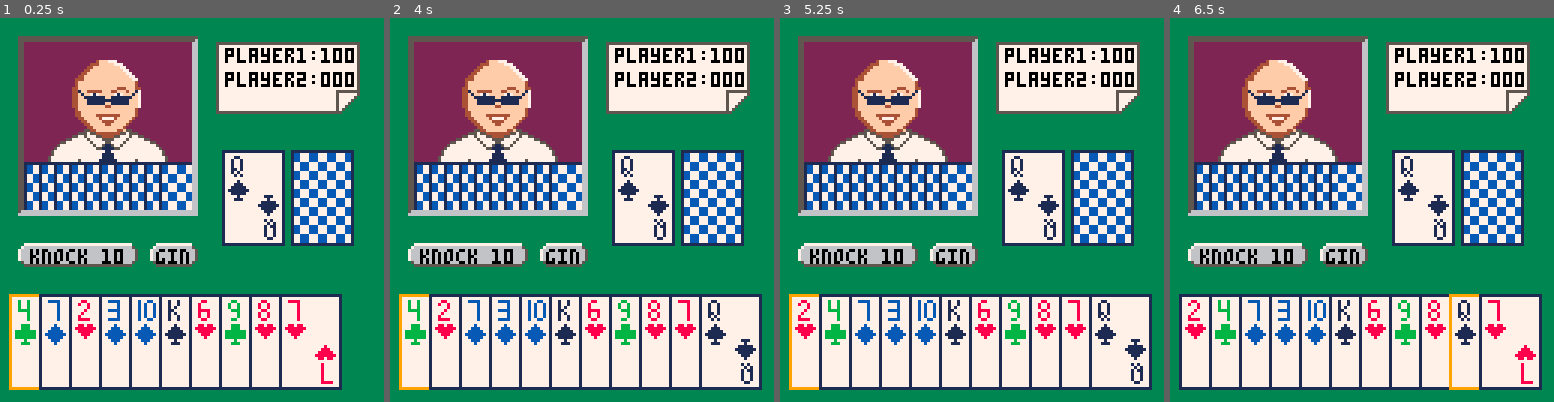
Above: before the commit, frames 1-4 (left to right).
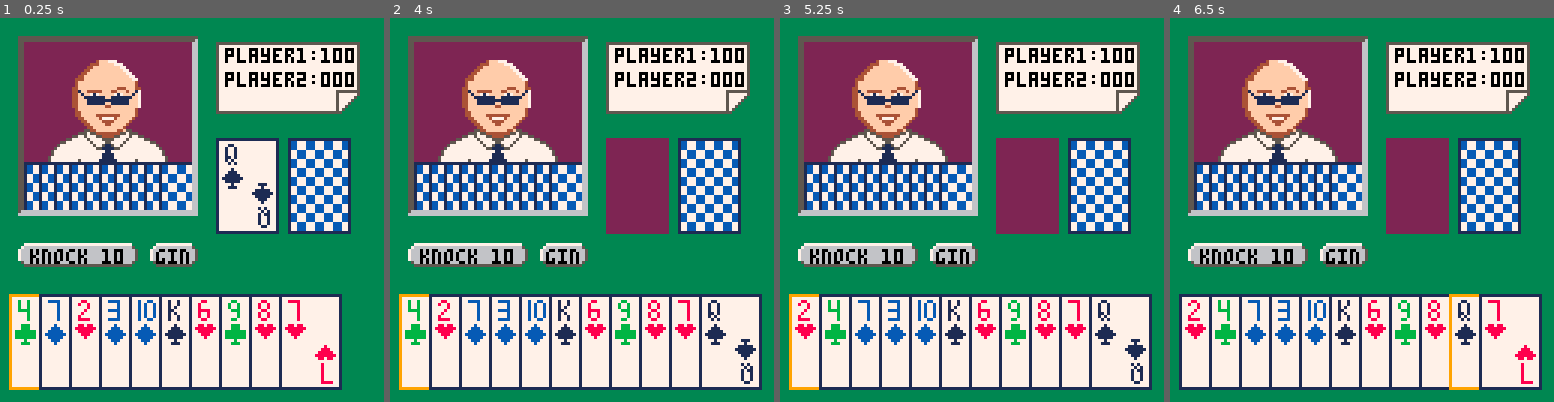
Above: after the commit, the same moments.

Repository: mkoseoglu091/GinRummy
Game: PICO-8 cartridge gin.p8
Two runs of this game, one before a commit and one after it. Both use one fixed random seed, a clock stepped at 60 frames per second and the inputs below.
Inputs:
- Up to frame 1 (0.25 s): no input
- Up to frame 2 (4 s): tap X (X key) at 1.07, 2.07, 2.4, 2.73, 3.07, 3.4, 3.73 s; hold Left 1.97-2.37 s; hold Down 2.42-2.82 s; hold Right 2.87-3.53 s; hold Up from 3.58 s (still down)
- Up to frame 3 (5.25 s): tap X (X key) every 0.33 s from 4.07 to 5.07 s; release Up at 4.08 s; hold Right 4.13-4.53 s; hold Down 4.58-5.08 s; hold Left from 5.13 s (still down)
- Up to frame 4 (6.5 s): tap X (X key) every 0.33 s from 5.4 to 6.4 s; release Left at 5.8 s; hold Up 5.85-6.18 s; hold Left from 6.23 s (still down)

The runs differ from the first frame. In frame 1, 6.4% of the frame differs, in the area x 56-93%, y 31-60%; in frame 2, 8.5%; in frame 3, 8.5%; in frame 4, 8.5%.

Commit message:
midcard highlights added

Diff:
--- a/gin.p8
+++ b/gin.p8
@@ -194,14 +193,24 @@
 
 -- draw middle cards
 function draw_mid_cards()
- discard_val, discard_suit = find_sprite(discard[#discard])
- spr(64, 74, 44, 3, 4)
- spr(discard_suit,76, 54)
- spr(discard_val, 76, 45)
- spr(discard_suit,85, 58, 1, 1, true, true)
- spr(discard_val, 85, 67, 1, 1, true ,true)
+ if #discard > 0 then
+  discard_val, discard_suit = find_sprite(discard[#discard])
+  if player1.on_level == 2 and player1.action == 1 then
+   spr(72, 72, 40, 3, 4)
+  else
+   spr(64, 72, 40, 3, 4)
+  end
+  spr(discard_suit,74, 50)
+  spr(discard_val, 74, 41)
+  spr(discard_suit,83, 54, 1, 1, true, true)
+  spr(discard_val, 83, 63, 1, 1, true ,true)
+ end
  if #deck > 0 then
-  spr(69, 97, 44, 3, 4)
+  if player1.on_level == 2 and player1.action == 2 then
+   spr(75, 96, 40, 3, 4)
+  else
+   spr(69, 96, 40, 3, 4)
+  end
  end
 end
 
@@ -314,6 +323,7 @@
    elseif btnp(5) then
     if player1.action == 1 then --player has picked up the top discard card
      add(player1.hand, discard[#discard])
+     del(discard, discard[#discard])
      player1.selected = false
      player1.action = 1
      player1.on_level = 1 -- pick which card to discard
@@ -735,14 +745,14 @@
 
 
 __gfx__
-00000000333333332222222299999999222222227777777700000000000000000077777777777777777777777777777777777700000000000077777777777700
-00000000333333332222222299999999222222227777777700000000000000000766666666666666666666666666666666666650000000000766666666666650
-00700700333333332222222299999999222222227777777700000000000000007666666666666666666666666666666666666665000000007666666666666665
-00077000333333332222222299999999222222227777777700000000000000007666666666666666666666666666666666666665000000007666666666666665
-00077000333333332222222299999999222222227777777700000000000000007666666666666666666666666666666666666665000000007666666666666665
-00700700333333332222222299999999222222227777777700000000000000007666666666666666666666666666666666666665000000007666666666666665
-00000000333333332222222299999999222222227777777700000000000000000566666666666666666666666666666666666650000000000566666666666650
-00000000333333332222222299999999222222227777777700000000000000000055555555555555555555555555555555555500000000000055555555555500
+00000000333333332222222299999999222222227777777722222333000000000077777777777777777777777777777777777700000000000077777777777700
+00000000333333332222222299999999222222227777777722222333000000000766666666666666666666666666666666666650000000000766666666666650
+00700700333333332222222299999999222222227777777722222333000000007666666666666666666666666666666666666665000000007666666666666665
+00077000333333332222222299999999222222227777777722222333000000007666666666666666666666666666666666666665000000007666666666666665
+00077000333333332222222299999999222222227777777722222333000000007666666666666666666666666666666666666665000000007666666666666665
+00700700333333332222222299999999222222227777777722222333000000007666666666666666666666666666666666666665000000007666666666666665
+00000000333333332222222299999999222222227777777722222333000000000566666666666666666666666666666666666650000000000566666666666650
+00000000333333332222222299999999222222227777777722222333000000000055555555555555555555555555555555555500000000000055555555555500
 00010000088088000008000000111000000c000000bbb000000000000000000000aaaaaaaaaaaaaaaaaaaaaaaaaaaaaaaaaaaa000000000000aaaaaaaaaaaa00
 0011100088888880008880000011100000ccc00000bbb00000000000000000000a666666666666666666666666666666666666a0000000000a666666666666a0
 011111000888880008888800111111100ccccc00bbbbbbb00000000000000000a66666666666666666666666666666666666666a00000000a66666666666666a
@@ -866,10 +876,10 @@
 2202020202020202203605050505370100000000000000000000000000000000000000000000000000000000000000000000000000000000000000000000000000000000000000000000000000000000000000000000000000000000000000000000000000000000000000000000000000000000000000000000000000000000
 2202020202020202203135353535330100000000000000000000000000000000000000000000000000000000000000000000000000000000000000000000000000000000000000000000000000000000000000000000000000000000000000000000000000000000000000000000000000000000000000000000000000000000
 2202029d9e9f0202200101010101010100000000000000000000000000000000000000000000000000000000000000000000000000000000000000000000000000000000000000000000000000000000000000000000000000000000000000000000000000000000000000000000000000000000000000000000000000000000
-22028dadaeaf8f02200101010101010100000000000000000000000000000000000000000000000000000000000000000000000000000000000000000000000000000000000000000000000000000000000000000000000000000000000000000000000000000000000000000000000000000000000000000000000000000000
-22028ebdbebf8e02200101010101010100000000000000000000000000000000000000000000000000000000000000000000000000000000000000000000000000000000000000000000000000000000000000000000000000000000000000000000000000000000000000000000000000000000000000000000000000000000
-2202020202020202200101010101010100000000000000000000000000000000000000000000000000000000000000000000000000000000000000000000000000000000000000000000000000000000000000000000000000000000000000000000000000000000000000000000000000000000000000000000000000000000
-2421212121212121250101010101010100000000000000000000000000000000000000000000000000000000000000000000000000000000000000000000000000000000000000000000000000000000000000000000000000000000000000000000000000000000000000000000000000000000000000000000000000000000
+22028dadaeaf8f02200202060202060100000000000000000000000000000000000000000000000000000000000000000000000000000000000000000000000000000000000000000000000000000000000000000000000000000000000000000000000000000000000000000000000000000000000000000000000000000000
+22028ebdbebf8e02200202060202060100000000000000000000000000000000000000000000000000000000000000000000000000000000000000000000000000000000000000000000000000000000000000000000000000000000000000000000000000000000000000000000000000000000000000000000000000000000
+2202020202020202200202060202060100000000000000000000000000000000000000000000000000000000000000000000000000000000000000000000000000000000000000000000000000000000000000000000000000000000000000000000000000000000000000000000000000000000000000000000000000000000
+2421212121212121250202060202060100000000000000000000000000000000000000000000000000000000000000000000000000000000000000000000000000000000000000000000000000000000000000000000000000000000000000000000000000000000000000000000000000000000000000000000000000000000
 0101010101010101010101010101010100000000000000000000000000000000000000000000000000000000000000000000000000000000000000000000000000000000000000000000000000000000000000000000000000000000000000000000000000000000000000000000000000000000000000000000000000000000
 0101010101010101010101010101010100000000000000000000000000000000000000000000000000000000000000000000000000000000000000000000000000000000000000000000000000000000000000000000000000000000000000000000000000000000000000000000000000000000000000000000000000000000
 0101010101010101010101010101010100000000000000000000000000000000000000000000000000000000000000000000000000000000000000000000000000000000000000000000000000000000000000000000000000000000000000000000000000000000000000000000000000000000000000000000000000000000
